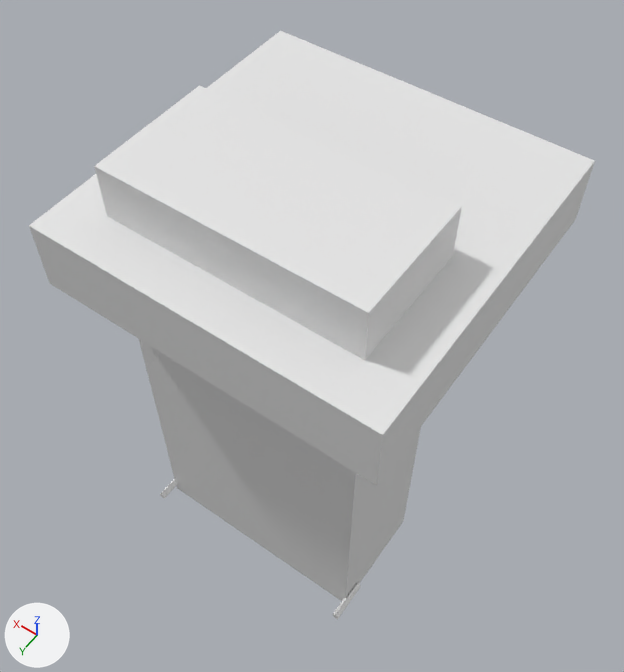
Renders of the Blender file Extra/Making_of/Modelling/English/Drawers/EnDc.1.5-hirelings.frogs_bats.blend from each side of a commit.
Camera for both pictures: a camera (50 mm lens) standing at (-0.0545, 0.0787, 0.1242) and looking at (0.0015, 0.0003, 0.001). Lighting does not change. The marker at lower left points along +X, +Y and +Z. The older version comes first. The same objects are shown in both versions, whatever each file hides.

In view in the first picture: 'drawer', 'fingersHole..001', 'gougoutteHoleLeft.002' and 1 more.
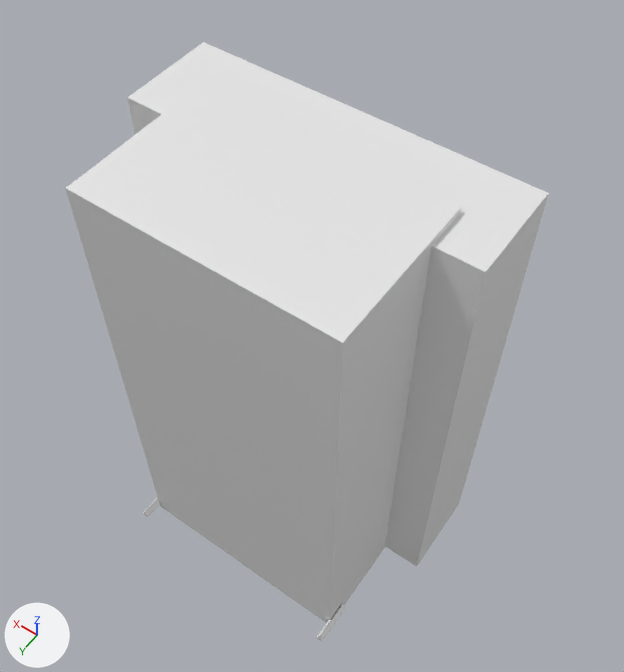
Where the newer file only moved an object's origin or applied its transform, the numbers keep the older frame.

The change, as JSON lines over the scene's bpy script:
```json
{"block": "me_cube_092", "where": "# used by ob_fingershole__001; location = (0.0, 0.0, 0.0301); scale = (0.03, 0.03, 0.00625)"}
{"op": "remove", "block": "me_cube_092", "code": "me_cube_092.from_pydata(...)  # 8 vertices, 6 faces; spans x -1.0..1.0, y -1.0..1.0, z -1.0..1.0"}
{"op": "add", "block": "me_cube_092", "code": "me_cube_092.from_pydata(...)  # 8 vertices, 6 faces; spans x -1.0..1.0, y -0.33..0.25, z -11.98..2.34"}
{"block": "me_cube_092", "change": "me_cube_092 part 1: the whole mesh is scaled about its middle by (1, 0.292, 7.16), then moved by (0.0, -0.04, -4.82)"}
{"op": "set", "path": "ob_drawer.location", "old": "(0.0, 0.011, 0.0)", "new": "(0.0, 0.0138, 0.0)"}
{"op": "set", "path": "ob_drawer.scale", "old": "(0.0222, 0.0065, 0.0457)", "new": "(0.0222, 0.00809, 0.0457)"}
{"op": "set", "path": "ob_gougoutteholeleft_002.location", "old": "(-0.0225, 0.0221, -0.0436)", "new": "(-0.0225, 0.0275, -0.0436)"}
```

Changed parts and their boxes (x1, y1, x2, y2) in the pictures (624 x 672 px):
```json
{"object": "drawer", "change": "moved, rescaled", "before": [94, 85, 462, 601], "after": [65, 85, 462, 623], "on screen": "8% wider"}
{"object": "fingersHole..001", "change": "moved, rescaled", "before": [29, 31, 595, 486], "after": [127, 42, 549, 567], "on screen": "25% narrower, 15% taller"}
{"object": "gougoutteHoleLeft.002", "change": "moved", "before": [332, 582, 361, 619], "after": [317, 604, 345, 642]}
```
